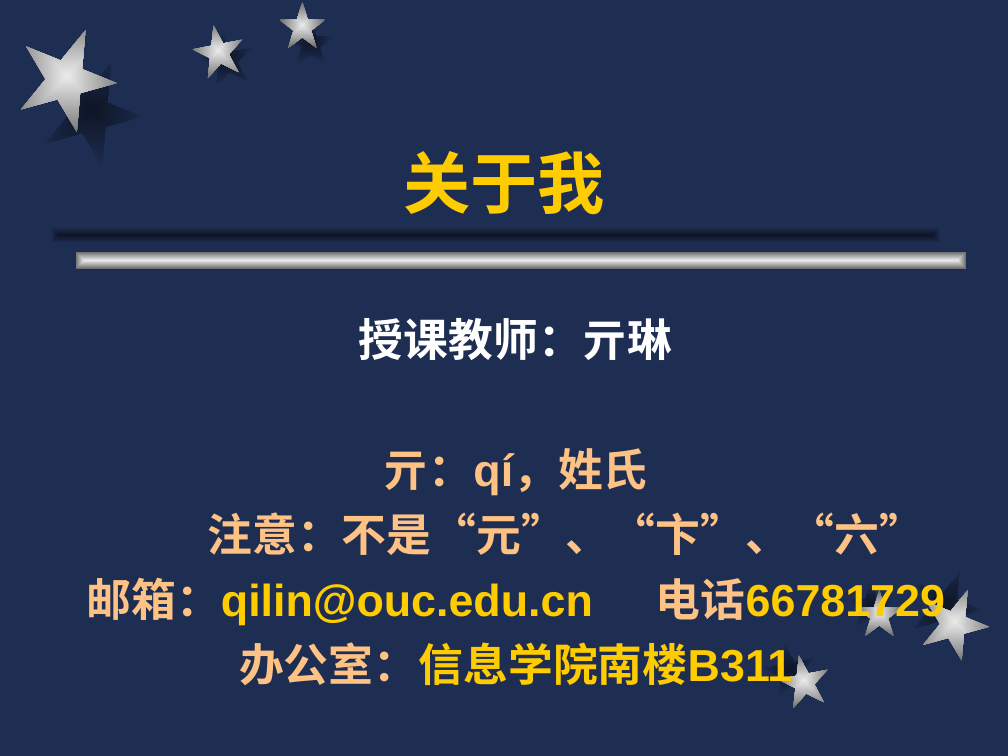
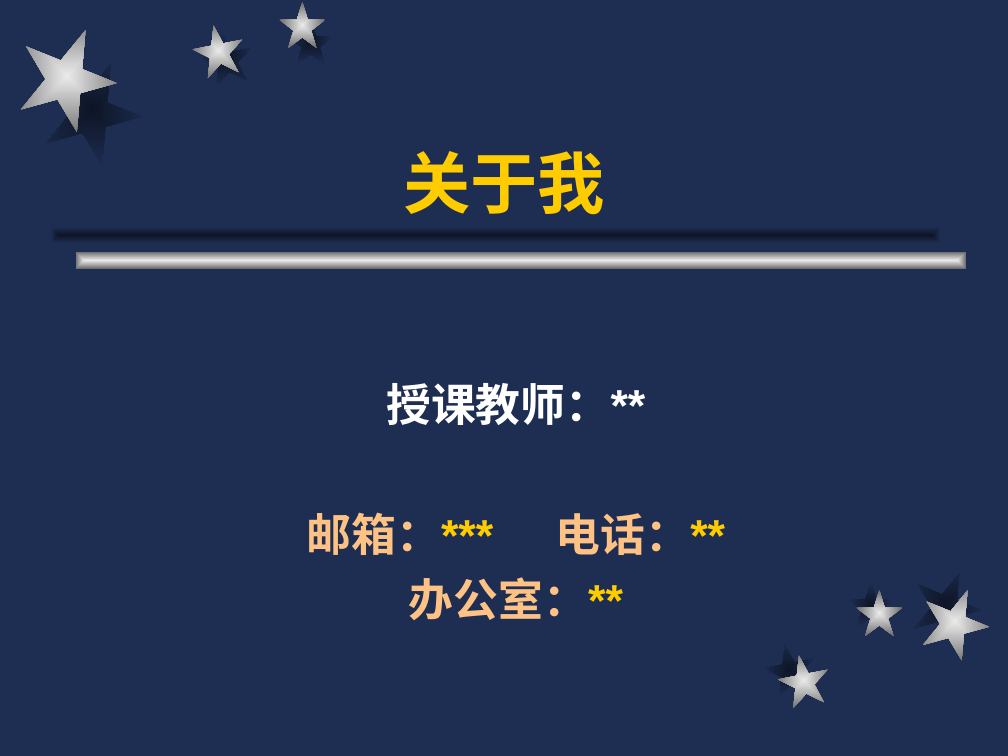
Before and after one commit to qilin512/OUC-OOP, a slide deck: slide 2 of slides/c++1.ppt. Drawn at 1008x756 pixels with LibreOffice and Linux fonts; fonts in the diff are those of the drawing. Boxes give left, top, right and bottom in pixels: in the first picture for what was removed or moved away, otherwise in the second. Text is boxed around its words. In the diff, an @@ line names an element or a change of style, - is before the commit and + after.

```diff
--- a/slides/c++1.ppt
+++ b/slides/c++1.ppt
@@ subtitle at <box>306,383,725,620</box>: text changed; text colour #FFCC00 to #FFC285 @@
-授课教师：亓琳
-亓：qí，姓氏
-注意：不是“元”、“卞”、“六”
-邮箱：qilin@ouc.edu.cn 电话66781729
-办公室：信息学院南楼B311
+授课教师：**
+邮箱：*** 电话：**
+办公室：**
```
Also in this commit, not shown: 4 other slides changed.
